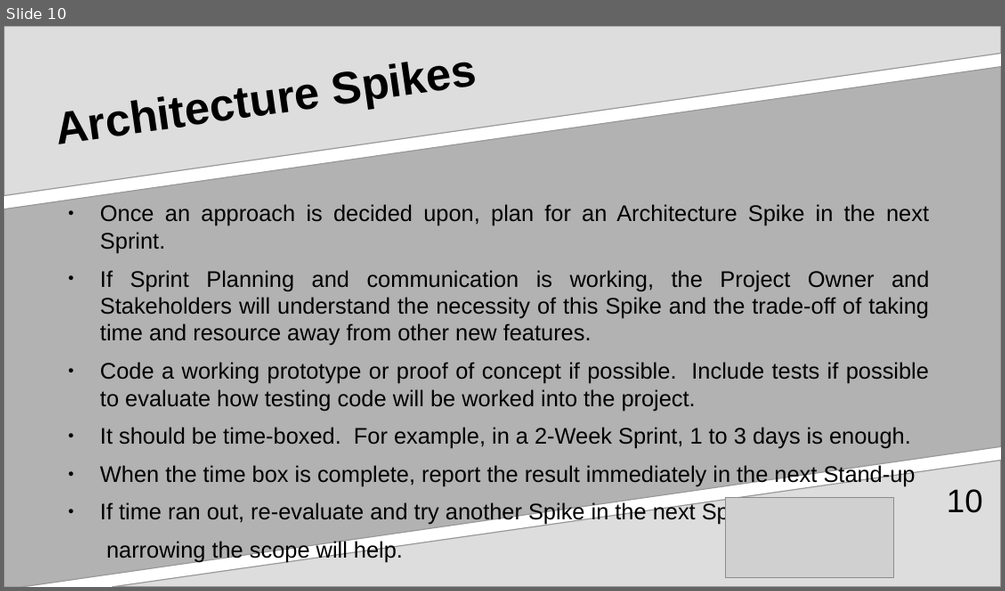
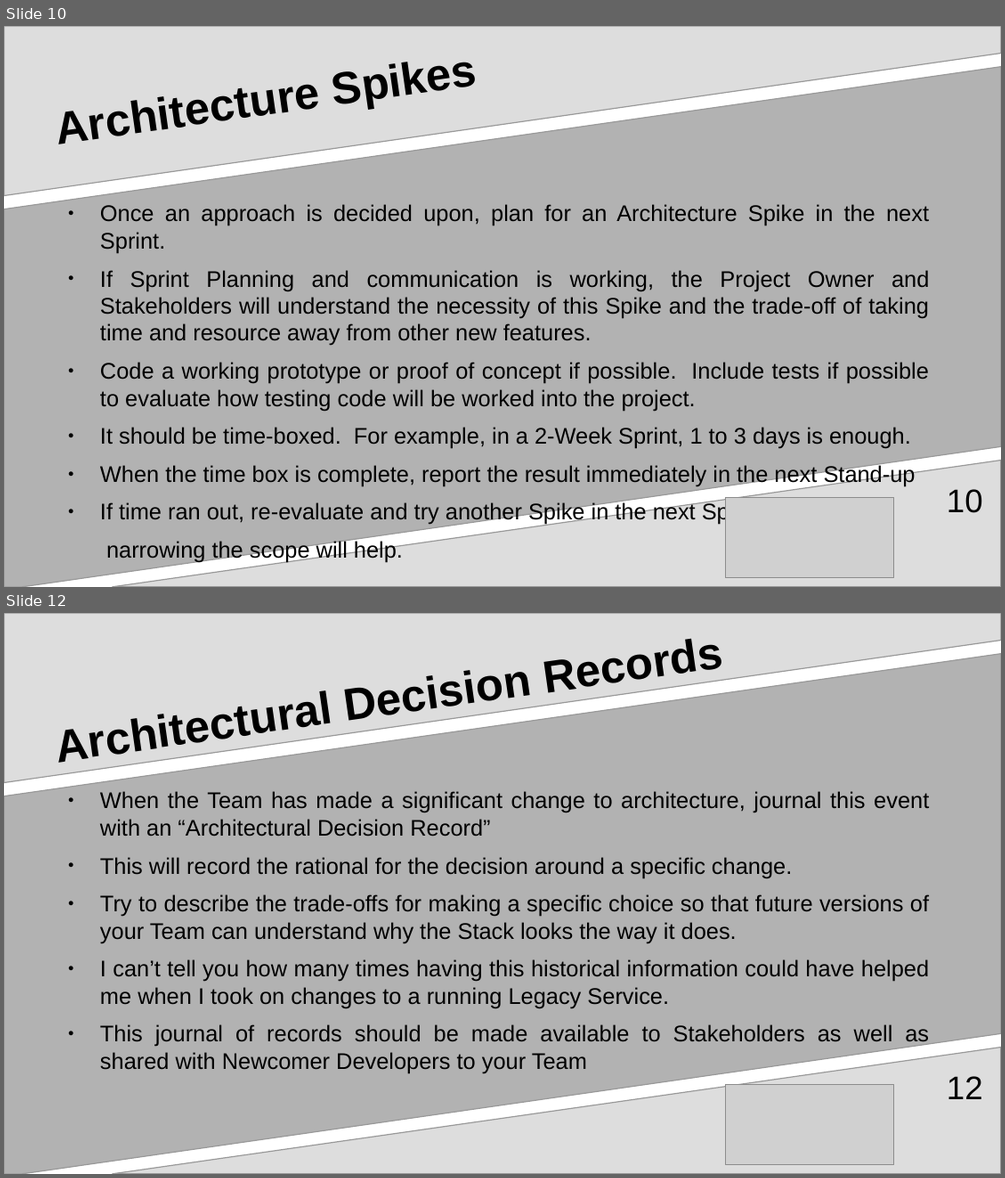
Before and after one commit to aventinesolutions/awsvsgcp-channel, a slide deck: ep001-ArchitectureDecisions/ep001-ArchitectureDecisions.odp. Shown one above the other, each under a label of ours: slide 10 before the commit, slides 10 and 12 after it; the slides between them are not shown. The pictures are 1005x591 and 1005x1178 pixels, drawn with LibreOffice and Linux fonts; fonts in the diff are those of the drawing; grey boxes stand for pictures. Boxes give left, top, right and bottom in pixels: in the first picture for what was removed or moved away, otherwise in the second. Text is boxed around its words. In the diff, an @@ line names an element or a change of style, - is before the commit and + after.

```diff
--- a/ep001-ArchitectureDecisions/ep001-ArchitectureDecisions.odp
+++ b/ep001-ArchitectureDecisions/ep001-ArchitectureDecisions.odp
@@ slide 12 added at box(4, 613, 1001, 1174), background #FFFFFF; not listed: 3 template elements that a slide beside it also shows @@
@@ text added at box(100, 791, 929, 1073), 18 pt, text #000000 @@
+● When the Team has made a significant change to architecture, journal this event with an “Architectural Decision Record”
+● This will record the rational for the decision around a specific change.
+● Try to describe the trade-offs for making a specific choice so that future versions of your Team can understand why the Stack looks the way it does.
+● I can’t tell you how many times having this historical information could have helped me when I took on changes to a running Legacy Service.
+● This journal of records should be made available to Stakeholders as well as shared with Newcomer Developers to your Team
@@ title added at box(178, 819, 404, 836), 36 pt, text #000000, bold @@
+Architectural Decision Records
@@ picture added at box(725, 1085, 893, 1165) @@
@@ page number added at box(947, 1076, 983, 1099), 26 pt, text #000000 @@
+12
```
Also in this commit, not shown: 7 slides changed, 2 other slides added, 1 slide removed, 1 other file.
